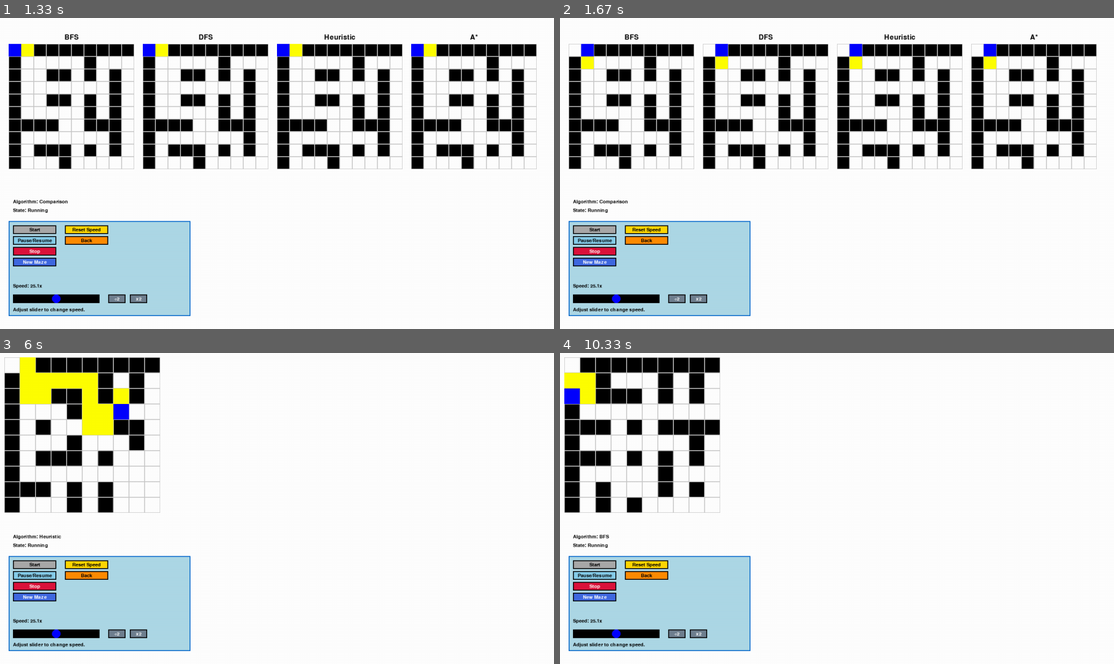
Above: before the commit, frames 1-4 (two rows, left to right).
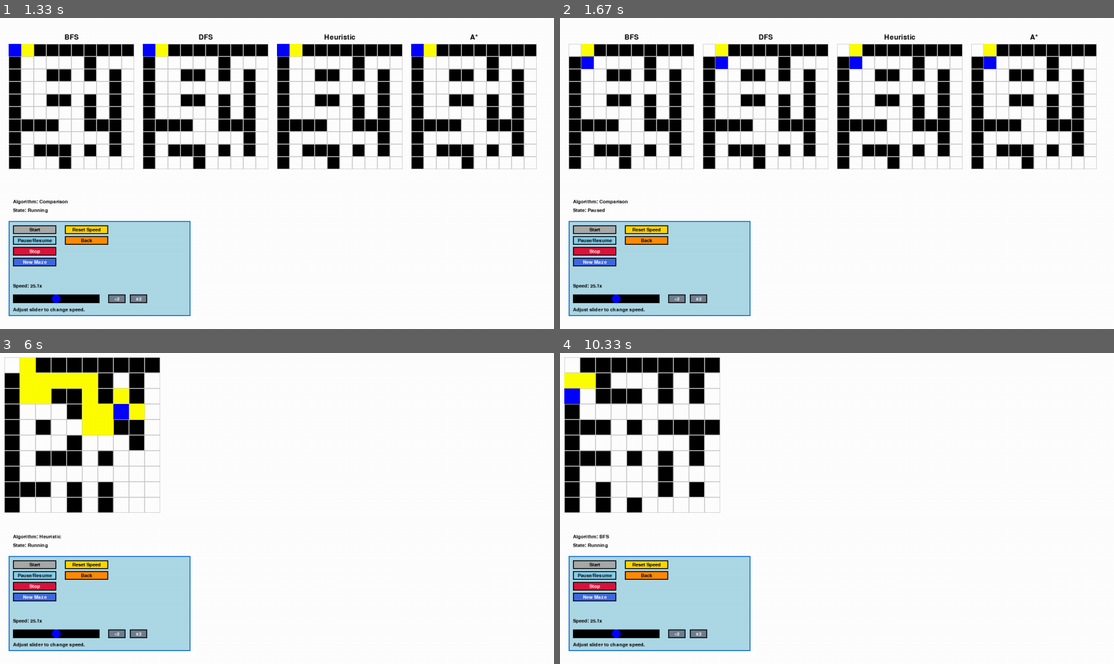
Above: after the commit, the same moments.

Repository: xvang3/Maze_AI_Algo
Game: pygame game, started from Pygame_Maze_Visualizer/main.py
The game is run twice, just before and just after one commit, with the same random seed, the same clock (stepped at 60 frames per second) and the same inputs.
Inputs (mouse positions are in pixels of both pictures, inside the frame that each line leads up to):
- Up to frame 1 (1.33 s): press the mouse at (277, 217) at 0.37 s; move the mouse to (232, 148) at 0.47 s; release the mouse at (193, 77) at 0.6 s; press the mouse at (33, 229) at 0.7 s; move the mouse to (60, 145) at 0.8 s; release the mouse at (94, 61) at 0.93 s
- Up to frame 2 (1.67 s): press the mouse at (593, 241) at 1.53 s; move the mouse to (632, 182) at 1.63 s
- Up to frame 3 (6 s): release the mouse at (110, 458) at 1.77 s; click "Stop" at 2.08 s; press the mouse at (55, 632) at 2.4 s; move the mouse to (88, 586) at 2.5 s; release the mouse at (121, 542) at 2.63 s; click "Back" at 2.75 s; click "Heuristic" at 3.08 s; click "Start" at 3.42 s; press the mouse at (55, 632) at 3.73 s; move the mouse to (116, 598) at 3.83 s; release the mouse at (171, 564) at 3.97 s; press the mouse at (33, 595) at 4.07 s; move the mouse to (66, 542) at 4.17 s; release the mouse at (94, 486) at 4.3 s; press the mouse at (33, 595) at 4.4 s; move the mouse to (121, 580) at 4.5 s; release the mouse at (204, 564) at 4.63 s; press the mouse at (33, 595) at 4.73 s; move the mouse to (116, 508) at 4.83 s; release the mouse at (199, 421) at 4.97 s; press the mouse at (33, 564) at 5.07 s; move the mouse to (171, 552) at 5.17 s; release the mouse at (304, 536) at 5.3 s; press the mouse at (138, 632) at 5.4 s; move the mouse to (121, 598) at 5.5 s; release the mouse at (99, 567) at 5.63 s; press the mouse at (88, 564) at 5.73 s; move the mouse to (155, 492) at 5.83 s; release the mouse at (221, 424) at 5.97 s
- Up to frame 4 (10.33 s): press the mouse at (593, 595) at 6.07 s; move the mouse to (692, 561) at 6.17 s; release the mouse at (787, 527) at 6.3 s; press the mouse at (593, 595) at 6.4 s; move the mouse to (720, 573) at 6.5 s; release the mouse at (842, 548) at 6.63 s; press the mouse at (593, 595) at 6.73 s; move the mouse to (737, 573) at 6.83 s; release the mouse at (881, 548) at 6.97 s; press the mouse at (593, 595) at 7.07 s; move the mouse to (814, 508) at 7.17 s; release the mouse at (1041, 418) at 7.3 s; press the mouse at (648, 576) at 7.4 s; move the mouse to (781, 542) at 7.5 s; release the mouse at (920, 511) at 7.63 s; press the mouse at (837, 449) at 7.73 s; move the mouse to (914, 514) at 7.83 s; release the mouse at (997, 580) at 7.97 s; press the mouse at (593, 595) at 8.07 s; move the mouse to (798, 608) at 8.17 s; release the mouse at (1003, 620) at 8.3 s; press the mouse at (698, 632) at 8.4 s; move the mouse to (842, 561) at 8.5 s; release the mouse at (992, 489) at 8.63 s; press the mouse at (648, 564) at 9.07 s; move the mouse to (715, 576) at 9.17 s; release the mouse at (787, 589) at 9.3 s; press the mouse at (593, 564) at 9.4 s; move the mouse to (814, 536) at 9.5 s; release the mouse at (1036, 511) at 9.63 s; press the mouse at (593, 595) at 9.73 s; move the mouse to (698, 589) at 9.83 s; release the mouse at (809, 583) at 9.97 s; press the mouse at (593, 564) at 10.07 s; move the mouse to (648, 505) at 10.17 s; release the mouse at (709, 443) at 10.3 s

Frame 1 is identical in both runs. In frame 2, 0.8% of the frame differs, in the area x 3-79%, y 8-63%; in frame 3, 0.1%; in frame 4, 0.1%.

Commit message:
First option, uses clock instead of delay

Diff:
--- a/Pygame_Maze_Visualizer/multi_algo_comparison.py
+++ b/Pygame_Maze_Visualizer/multi_algo_comparison.py
@@ -8,7 +8,7 @@
 from settings import SCREEN_WIDTH, SCREEN_HEIGHT, CELL_SIZE, INITIAL_DELAY, SLIDER_MIN, SLIDER_MAX
 
 def handle_slider_event(event, controls, shared_state):
-    """Handle slider events to adjust the speed factor."""
+    """Handle slider events to adjust the speed factor dynamically."""
     if event.type == pygame.MOUSEBUTTONDOWN:
         if controls["slider_rect"].collidepoint(event.pos):
             controls["slider_dragging"] = True
@@ -20,10 +20,13 @@
             min(event.pos[0], controls["slider_x"] + controls["slider_width"])
         )
         slider_fraction = (controls["slider_knob_x"] - controls["slider_x"]) / controls["slider_width"]
-        shared_state["speed_factor"] = round(SLIDER_MIN + slider_fraction * (SLIDER_MAX - SLIDER_MIN), 1)
+
+        # Map to an effective multiplier range (e.g., 0.1x to 5.0x)
+        shared_state["speed_factor"] = max(0.1, round(0.1 + slider_fraction * 4.9, 2))
+
         # Debugging Output
-        print(f"Speed Factor Updated: {shared_state['speed_factor']}"
-        )
+        print(f"Speed Factor Updated: {shared_state['speed_factor']}")
+
 
 def new_maze_action(shared_state, states, generators, algorithms, maze, offsets, effective_cell_size):
     """Generate a new maze and reset states and generators."""
@@ -38,13 +41,10 @@
         )
     shared_state["new_maze_clicked"] = False
 
-
 def back_action(shared_state):
     """Return to the algorithm selection screen."""
     shared_state["running"] = False
     shared_state["in_selection"] = True
-
-
 
 def initialize_algorithms(maze, offsets, effective_cell_size, shared_state):
     """Initialize states and generators for all algorithms."""
@@ -69,6 +69,7 @@
             "solution_path": [],
             "speed": INITIAL_DELAY,
             "speed_factor": shared_state["speed_factor"],
+            "time_accumulated": 0.0,  # NEW: Track elapsed time for frame-based updates
         }
         states[name] = state
         generators[name] = generator(
@@ -112,30 +113,25 @@
                                                    maze_offset[1] + x * effective_cell_size,
                                                    effective_cell_size, effective_cell_size))
 
-
-def update_algorithms(states, generators, shared_state):
-    """Update the algorithms based on their states."""
-    # print(f"Shared Speed Factor: {shared_state['speed_factor']}")  # Debugging
+def update_algorithms(states, generators, shared_state, frame_time):
+    """Update the algorithms based on their states and the elapsed frame time."""
     for name, generator in generators.items():
         state = states[name]
         if state["started"] and not state["paused"]:
             try:
-                # Apply delay based on speed factor
-                print(f"Before applying delay for {name}: Shared Speed Factor = {shared_state['speed_factor']}, State Speed Factor = {state['speed_factor']}")
-                state["speed_factor"] = shared_state["speed_factor"]  # Ensure synchronization
-                print(f"After synchronization for {name}: State Speed Factor = {state['speed_factor']}")  # Debugging
-
-                delay_time = int(max(1, int(INITIAL_DELAY / state["speed_factor"])))
-                print(f"Applying delay for {name}: {delay_time} ms")  # Debugging
-                pygame.time.delay(delay_time)
-                print(f"Delay applied for {name}")  # Debugging
-                action, data = next(generator)
-                if action == "process":
-                    state["current_node"] = data
-                elif action == "visit":
-                    state["visited_nodes"].add(data)
-                elif action == "path":
-                    state["solution_path"] = data
+                # Use speed factor to control update frequency
+                elapsed_time = frame_time * shared_state["speed_factor"]
+                state["time_accumulated"] += elapsed_time
+
+                if state["time_accumulated"] >= INITIAL_DELAY:  # Enough time has passed
+                    state["time_accumulated"] -= INITIAL_DELAY
+                    action, data = next(generator)
+                    if action == "process":
+                        state["current_node"] = data
+                    elif action == "visit":
+                        state["visited_nodes"].add(data)
+                    elif action == "path":
+                        state["solution_path"] = data
             except StopIteration:
                 state["started"] = False
 
@@ -148,7 +144,7 @@
             state["current_node"] = None
             state["visited_nodes"].clear()
             state["solution_path"].clear()
-
+            state["time_accumulated"] = 0.0  # Reset accumulated time
 
 
 def multi_algo_comparison(screen, font, shared_state):
@@ -188,7 +184,7 @@
     running = True
 
     while running:
-        #print(f"Shared Speed Factor in Loop: {shared_state['speed_factor']}")  # Debugging
+        frame_time = clock.get_time()  # Get time elapsed since last frame
 
         screen.fill((255, 255, 255))
 
@@ -211,7 +207,7 @@
             running = False  # Exit loop to return to main selection
 
         # Update algorithms
-        update_algorithms(states, generators, shared_state)
+        update_algorithms(states, generators, shared_state, frame_time)
 
         # Reset generators on stop
         if shared_state["stop_clicked"]:
@@ -223,6 +219,6 @@
             shared_state["stop_clicked"] = False
 
         pygame.display.flip()
-        clock.tick(30)
+        clock.tick(30)  # Cap the frame rate to 30 FPS
 
     return
